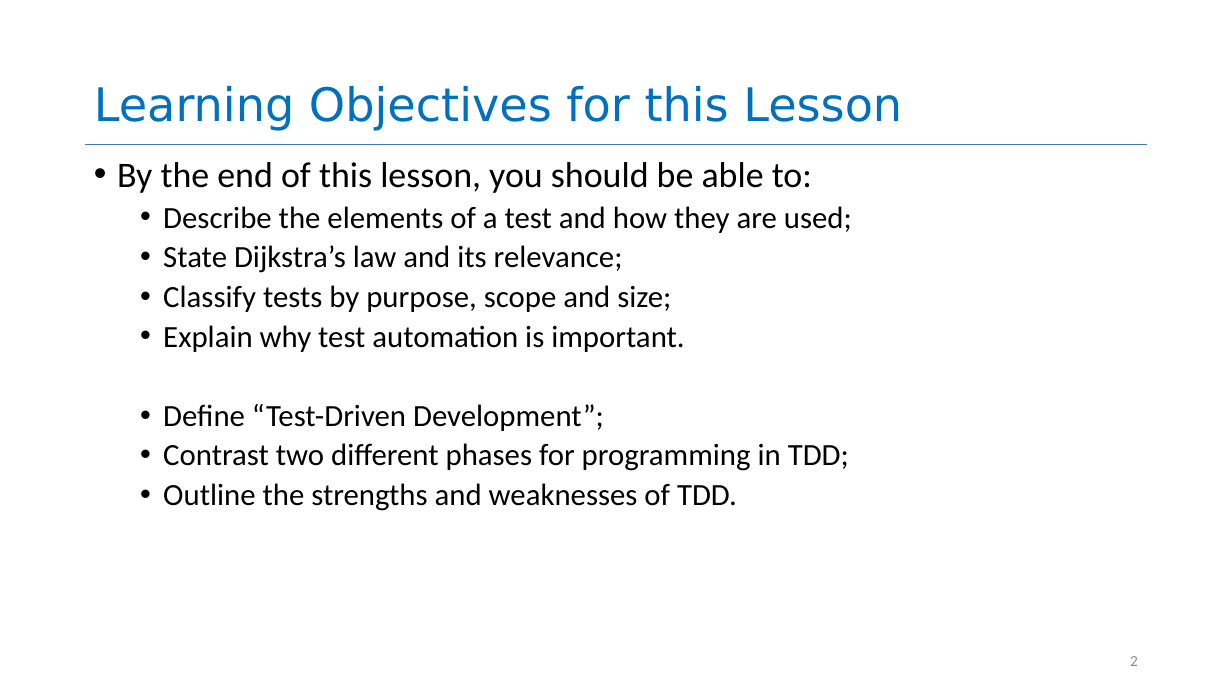
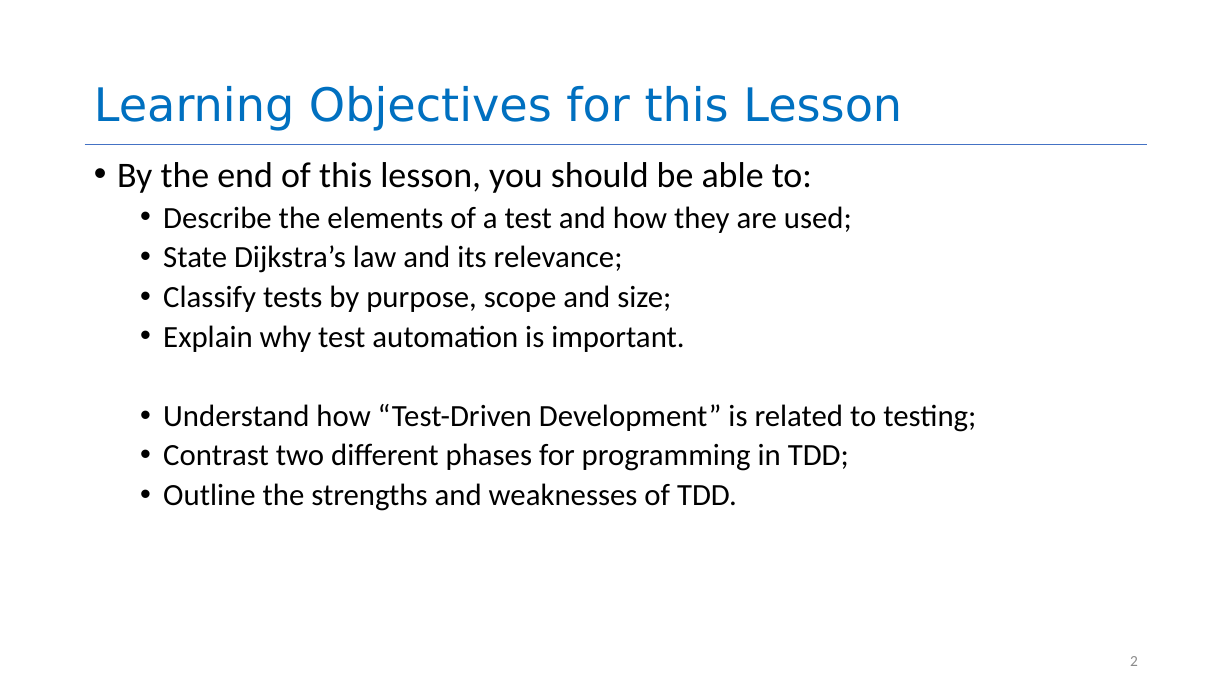
Before and after one commit to neu-se/CS4530-Spring-2022, a slide deck: slide 2 of Slides/Lesson 5.1 Introduction to Testing and TDD.pptx. Drawn at 1232x693 pixels with LibreOffice and Linux fonts; fonts in the diff are those of the drawing. Boxes give left, top, right and bottom in pixels: in the first picture for what was removed or moved away, otherwise in the second. Text is boxed around its words. In the diff, an @@ line names an element or a change of style, - is before the commit and + after.

```diff
--- a/Slides/Lesson 5.1 Introduction to Testing and TDD.pptx
+++ b/Slides/Lesson 5.1 Introduction to Testing and TDD.pptx
@@ text at (x1=163, y1=404, x2=976, y2=432): text changed @@
-  • Define “Test-Driven Development”;
+  • Understand how “Test-Driven Development” is related to testing;
```
Also in this commit, not shown: 2 other slides changed, 1 slide removed, 3 other files.
